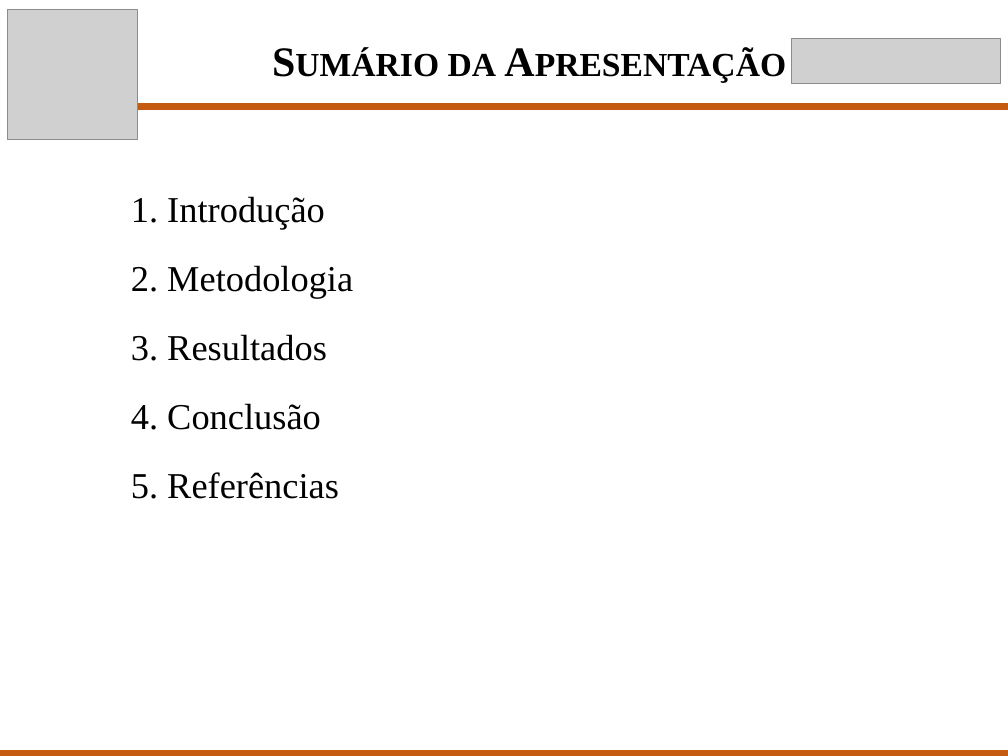
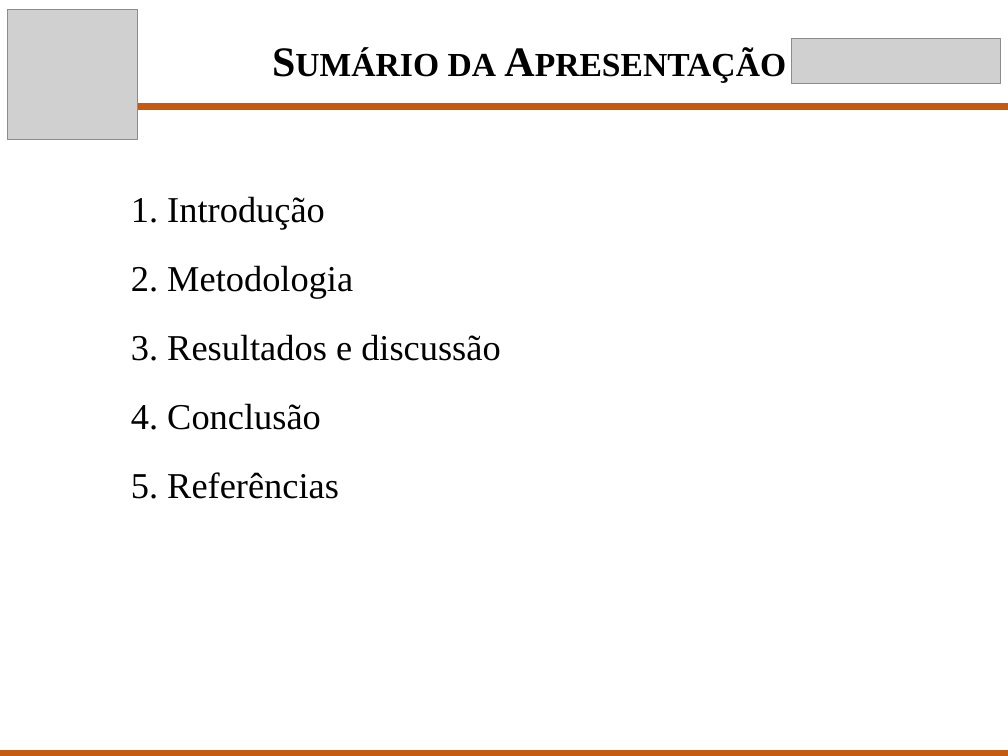
Before and after one commit to Scaglia05/irrigacao-inteligente, a slide deck: slide 2 of docs/p2/Apresentacao_TCC_P2.pptx. Drawn at 1008x756 pixels with LibreOffice and Linux fonts; fonts in the diff are those of the drawing; grey boxes stand for pictures. Boxes give left, top, right and bottom in pixels: in the first picture for what was removed or moved away, otherwise in the second. Text is boxed around its words. In the diff, an @@ line names an element or a change of style, - is before the commit and + after.

```diff
--- a/docs/p2/Apresentacao_TCC_P2.pptx
+++ b/docs/p2/Apresentacao_TCC_P2.pptx
@@ text at (131, 334, 500, 361): text changed @@
-3. Resultados
+3. Resultados e discussão
```
Also in this commit, not shown: 4 other slides changed, 4 slides added, 1 other file.
